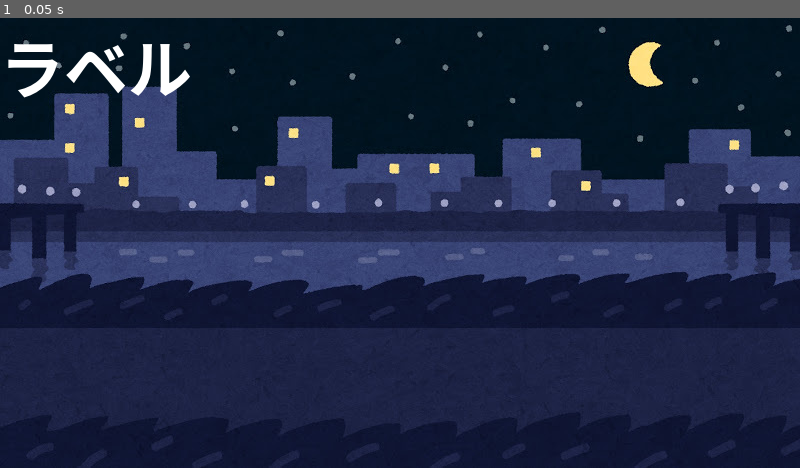
Above: before the commit, frame 1.
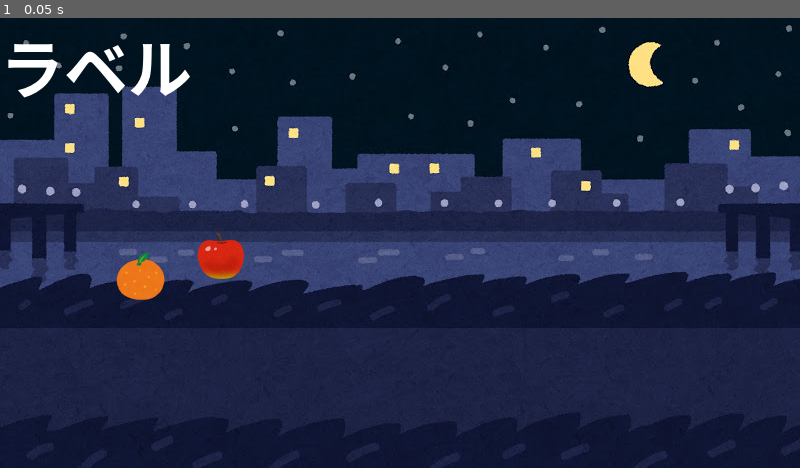
Above: after the commit, the same moment.

Repository: 35show/team11
Game: Godot game, scene res://my_world.tscn
The game is run twice, just before and just after one commit, with the same random seed, the same clock (stepped at 60 frames per second) and the same inputs. The project has no main scene, so this scene is started directly.
Inputs:
- Up to frame 1 (0.05 s): no input

The runs differ from the first frame. In frame 1, 0.9% of the frame differs, in the area x 14-31%, y 47-63%.

Commit message:
C、Dがキャラを追加

Diff:
--- /dev/null
+++ b/game11/apple.gd
@@ -0,0 +1,11 @@
+extends Actor
+
+
+# Called when the node enters the scene tree for the first time.
+func _ready() -> void:
+	pass # Replace with function body.
+
+
+# Called every frame. 'delta' is the elapsed time since the previous frame.
+func _process(delta: float) -> void:
+	pass
--- /dev/null
+++ b/game11/apple.tscn
@@ -0,0 +1,18 @@
+[gd_scene format=3 uid="uid://c4evgsrgxssxn"]
+
+[ext_resource type="PackedScene" uid="uid://bpyevpyu03sxt" path="res://actor.tscn" id="1_whgpf"]
+[ext_resource type="Script" uid="uid://bs6ngn87ik7of" path="res://apple.gd" id="2_xniv1"]
+[ext_resource type="Texture2D" uid="uid://gf7upnism62q" path="res://img/APPLE.png" id="3_aq6lu"]
+
+[sub_resource type="CapsuleShape2D" id="CapsuleShape2D_pv4sm"]
+radius = 24.0
+height = 48.0
+
+[node name="APPLE" unique_id=1239789849 instance=ExtResource("1_whgpf")]
+script = ExtResource("2_xniv1")
+
+[node name="Sprite2D" parent="." index="0" unique_id=712688549]
+texture = ExtResource("3_aq6lu")
+
+[node name="CollisionShape2D" parent="." index="1" unique_id=881902376]
+shape = SubResource("CapsuleShape2D_pv4sm")
--- a/game11/my_world.tscn
+++ b/game11/my_world.tscn
@@ -3,9 +3,17 @@
 [ext_resource type="PackedScene" uid="uid://6o7fxp26ru0v" path="res://world.tscn" id="1_cery3"]
 [ext_resource type="Script" uid="uid://wtcnsqp8n6dp" path="res://my_world.gd" id="2_1u75a"]
 [ext_resource type="Texture2D" uid="uid://cu8r7k323oo07" path="res://img/MyWorld.jpg" id="3_asled"]
+[ext_resource type="PackedScene" uid="uid://c4evgsrgxssxn" path="res://apple.tscn" id="4_asled"]
+[ext_resource type="PackedScene" uid="uid://dnftpk8p6wpc6" path="res://orange.tscn" id="5_ildj8"]
 
 [node name="MyWorld" unique_id=1137961271 instance=ExtResource("1_cery3")]
 script = ExtResource("2_1u75a")
 
 [node name="Sprite2D" parent="." index="0" unique_id=1597890546]
 texture = ExtResource("3_asled")
+
+[node name="APPLE" parent="." index="2" unique_id=1239789849 instance=ExtResource("4_asled")]
+position = Vector2(221, 238)
+
+[node name="ORANGE" parent="." index="3" unique_id=1933178186 instance=ExtResource("5_ildj8")]
+position = Vector2(141, 258)
--- /dev/null
+++ b/game11/orange.gd
@@ -0,0 +1,11 @@
+extends Actor
+
+
+# Called when the node enters the scene tree for the first time.
+func _ready() -> void:
+	pass # Replace with function body.
+
+
+# Called every frame. 'delta' is the elapsed time since the previous frame.
+func _process(delta: float) -> void:
+	pass
--- /dev/null
+++ b/game11/orange.tscn
@@ -0,0 +1,18 @@
+[gd_scene format=3 uid="uid://dnftpk8p6wpc6"]
+
+[ext_resource type="PackedScene" uid="uid://bpyevpyu03sxt" path="res://actor.tscn" id="1_wskhw"]
+[ext_resource type="Script" uid="uid://dygngv287wm4q" path="res://orange.gd" id="2_6mxjk"]
+[ext_resource type="Texture2D" uid="uid://h5cwtyhfqt34" path="res://img/ORANGE.png" id="3_e5uor"]
+
+[sub_resource type="CapsuleShape2D" id="CapsuleShape2D_bnwmq"]
+radius = 25.0
+height = 50.0
+
+[node name="ORANGE" unique_id=1239789849 instance=ExtResource("1_wskhw")]
+script = ExtResource("2_6mxjk")
+
+[node name="Sprite2D" parent="." index="0" unique_id=712688549]
+texture = ExtResource("3_e5uor")
+
+[node name="CollisionShape2D" parent="." index="1" unique_id=881902376]
+shape = SubResource("CapsuleShape2D_bnwmq")
Not shown, added: game11/apple.gd.uid
Not shown, added: game11/orange.gd.uid
